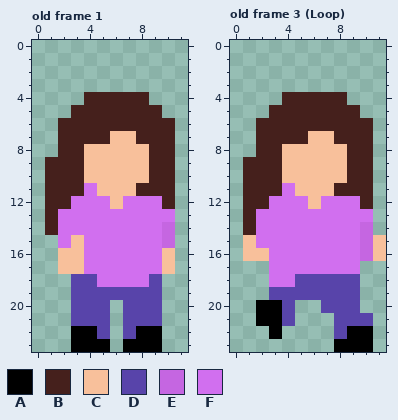
One commit to this pixel-art file: player/woman frames.aseprite. Above is the file before it was changed.
12x24 pixels, 3 frames. Shown: old frame 1, old frame 3 (Loop). The commit also changed other frames, which this record leaves out.
Palette (. is transparent): A #000000  B #45201c  C #f8c09b  D #5844aa  E #c566e1  F #d16fef
Pixels before, old frame 1, first column x 1:
 4 ...BBBBB..
 5 ..BBBBBBB.
 6 .BBBBBBBBB
 7 .BBBBCCBBB
 8 .BBCCCCCBB
 9 BBBCCCCCBB
10 BBBCCCCCBB
11 BBBFCCCBBB
12 BBFFFCFFFB
13 BFFFFFFFFF
14 BFFFFFFFFE
15 .FCFFFFFFE
16 .CCFFFFFFC
17 .CCFFFFFFC
18 ..DDFFFFD.
19 ..DDDDDDD.
20 ..DDD.DDD.
21 ..DDD.DDD.
22 ..AAD.DAA.
23 ..AAA.AAA.
Pixels before, old frame 3 (Loop), first column x 1:
 4 ...BBBBB...
 5 ..BBBBBBB..
 6 .BBBBBBBBB.
 7 .BBBBCCBBB.
 8 .BBCCCCCBB.
 9 BBBCCCCCBB.
10 BBBCCCCCBB.
11 BBBFCCCBBB.
12 BBFFFCFFFB.
13 BFFFFFFFFF.
14 BFFFFFFFFE.
15 CFFFFFFFFEC
16 CCFFFFFFFEC
17 ..FFFFFFF..
18 ..FFDDDDD..
19 ..DDDDDDD..
20 .AAD..DDD..
21 .AAD...DDD.
22 ..A....DAA.
23 .......AAA.
The same view after the edit:
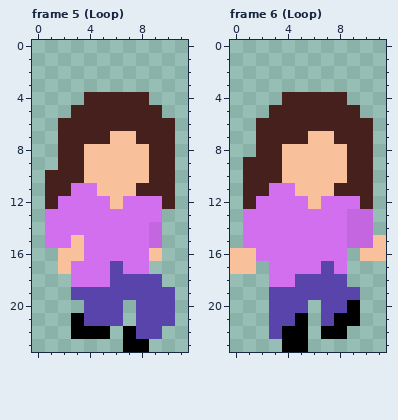
A new or re-ordered frame is compared with the old frame closest to it.
Edits made:
frames 3 -> 7
Changed rows in their new state; - is an unchanged pixel.
Frame 5 (Loop) is new; against old frame 1, layer "Layer 2 Copy Copy":
first column x 1:
 9 .---------
11 --F-------
12 -F--------
13 F--------.
14 F-------E.
15 F-------E.
16 --------C.
17 --F--D--..
18 --FF-DDD--
19 ---------D
20 --.--D.--D
21 --A--D.--D
22 ----A-ADD-
23 --...---.-
Frame 6 (Loop) is new; against old frame 3 (Loop), layer "Layer 2 Copy Copy":
first column x 0:
11 ---F-------
12 --F--------
13 -F-------EE
14 -F-------E-
15 -F-------E-
16 C-F------.C
17 CC-----D-.-
18 ---------.-
20 --.D-D---A-
21 --.D-A-DAA.
22 ---DAA-AA..
23 ----AA--...
Boxes around the changes in both pictures, in picture pixels (x1, y1, x2, y2):
changed: (45, 157, 175, 352)
changed: (230, 183, 373, 352)
